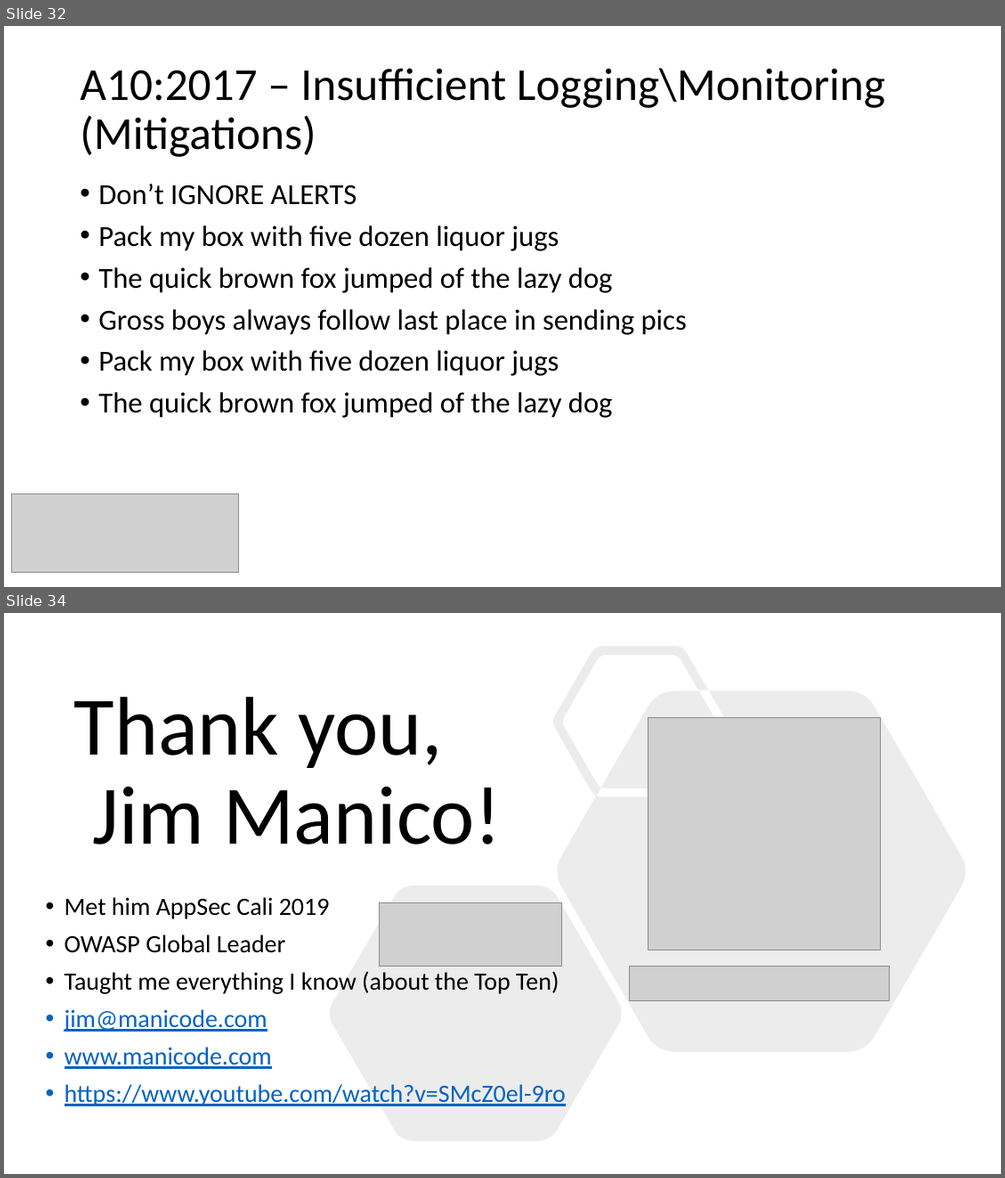
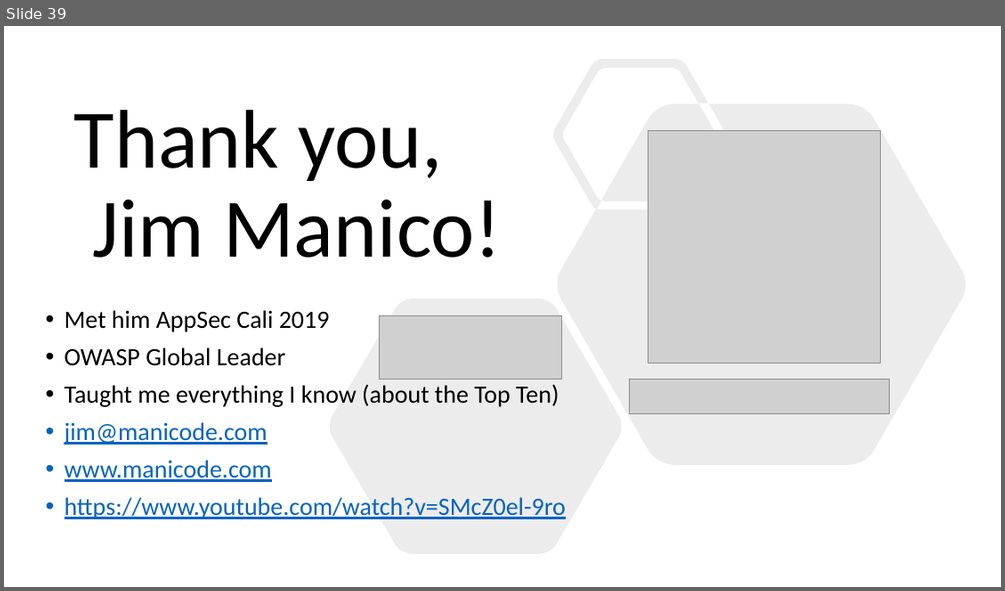
Before and after one commit to CryptoJones/OWASP-OMAHA-QTR2-MTG, a slide deck: slidedeck.pptx. Shown one above the other, each under a label of ours: slides 32 and 34 before the commit, slide 39 after it; the slides between them are not shown. The pictures are 1005x1178 and 1005x591 pixels, drawn with LibreOffice and Linux fonts; fonts in the diff are those of the drawing; grey boxes stand for pictures. Boxes give left, top, right and bottom in pixels: in the first picture for what was removed or moved away, otherwise in the second. Text is boxed around its words. In the diff, an @@ line names an element or a change of style, - is before the commit and + after.

```diff
--- a/slidedeck.pptx
+++ b/slidedeck.pptx
@@ slide 32 removed at <box>4,26,1001,587</box>, background #FFFFFF @@
@@ title removed at <box>80,68,885,157</box> @@
-A10:2017 – Insufficient Logging\Monitoring (Mitigations)
@@ text removed at <box>98,184,687,418</box> @@
-• Don’t IGNORE ALERTS
-• Pack my box with five dozen liquor jugs
-• The quick brown fox jumped of the lazy dog
-• Gross boys always follow last place in sending pics
-• Pack my box with five dozen liquor jugs
-• The quick brown fox jumped of the lazy dog
@@ picture removed at <box>12,494,239,572</box> @@
@@ what was slide 34 is now slide 39 @@
```
Also in this commit, not shown: 4 slides changed, 33 slides added, 27 other slides removed, 1 other file.
